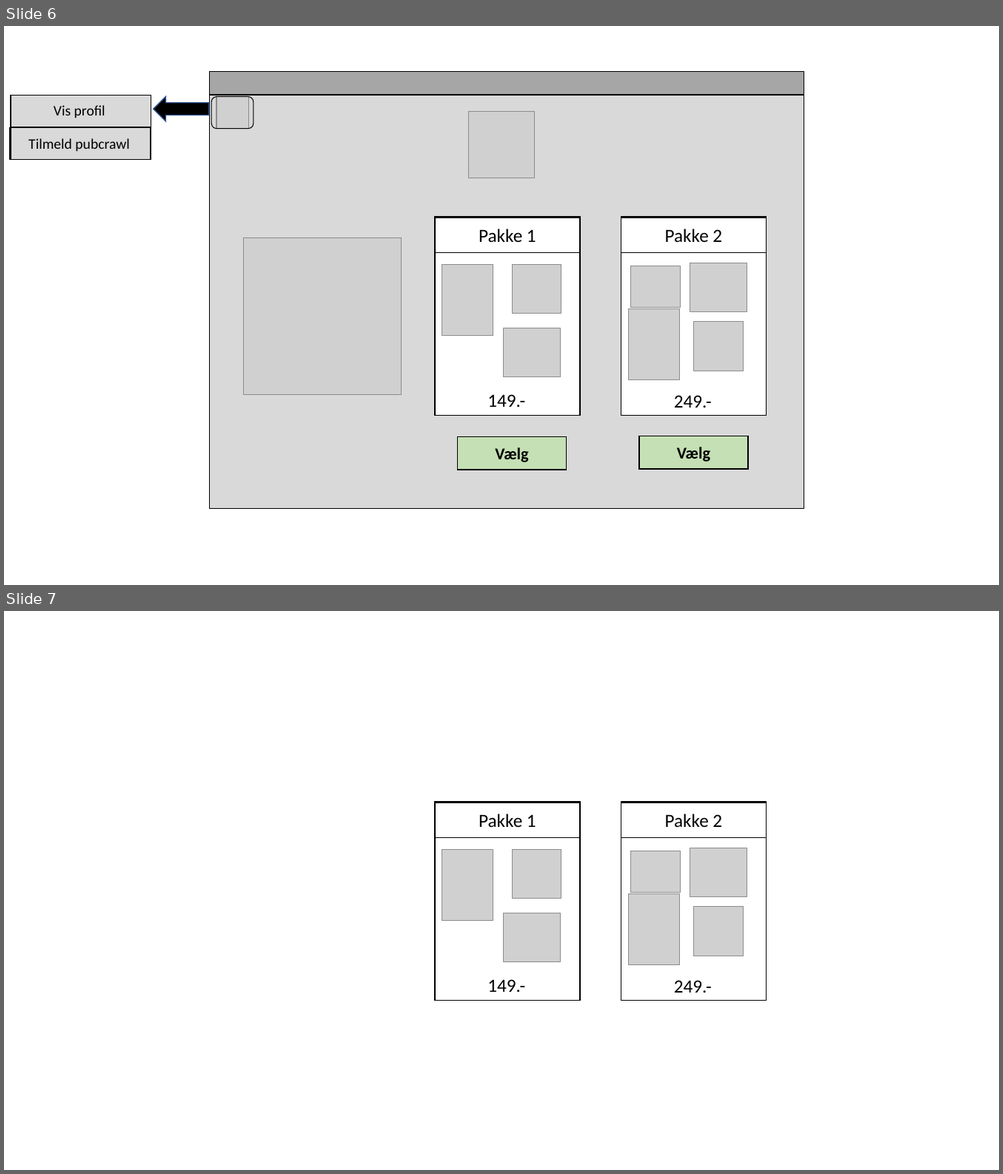
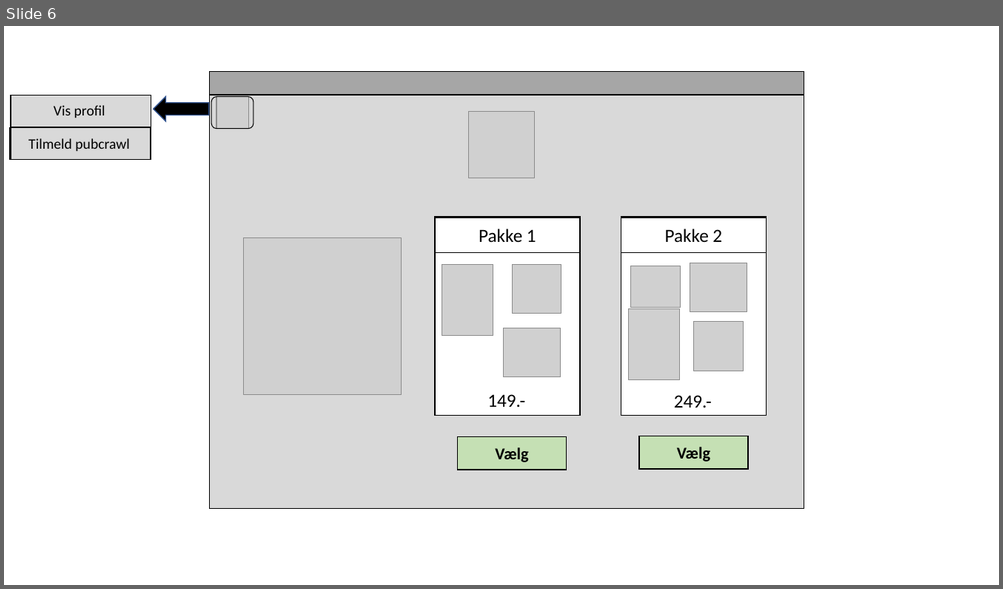
Before and after one commit to CityCrawl/CityCrawl, a slide deck: Diagrammer/CC-Web_design/CC_Web_Vinduer.pptx. Shown one above the other, each under a label of ours: slides 6 and 7 before the commit, slide 6 after it. The pictures are 1003x1174 and 1003x589 pixels, drawn with LibreOffice and Linux fonts; fonts in the diff are those of the drawing; grey boxes stand for pictures. Boxes give left, top, right and bottom in pixels: in the first picture for what was removed or moved away, otherwise in the second. Text is boxed around its words. In the diff, an @@ line names an element or a change of style, - is before the commit and + after.

Commit message:
zz

```diff
--- a/Diagrammer/CC-Web_design/CC_Web_Vinduer.pptx
+++ b/Diagrammer/CC-Web_design/CC_Web_Vinduer.pptx
@@ slide 7 removed at <box>4,611,999,1170</box>, background #FFFFFF @@
@@ rectangle removed at <box>435,802,580,1000</box> @@
@@ rectangle removed at <box>435,803,580,838</box> @@
-Pakke 1
@@ rectangle removed at <box>621,802,765,1000</box> @@
@@ rectangle removed at <box>621,803,765,838</box> @@
-Pakke 2
@@ picture removed at <box>442,850,493,920</box> @@
@@ picture removed at <box>512,850,561,899</box> @@
@@ picture removed at <box>630,851,680,893</box> @@
@@ picture removed at <box>690,849,747,897</box> @@
@@ picture removed at <box>629,894,680,965</box> @@
@@ picture removed at <box>504,914,560,963</box> @@
@@ picture removed at <box>694,906,743,956</box> @@
@@ text removed at <box>487,980,525,992</box> @@
-149.-
@@ text removed at <box>674,980,711,993</box> @@
-249.-
```
